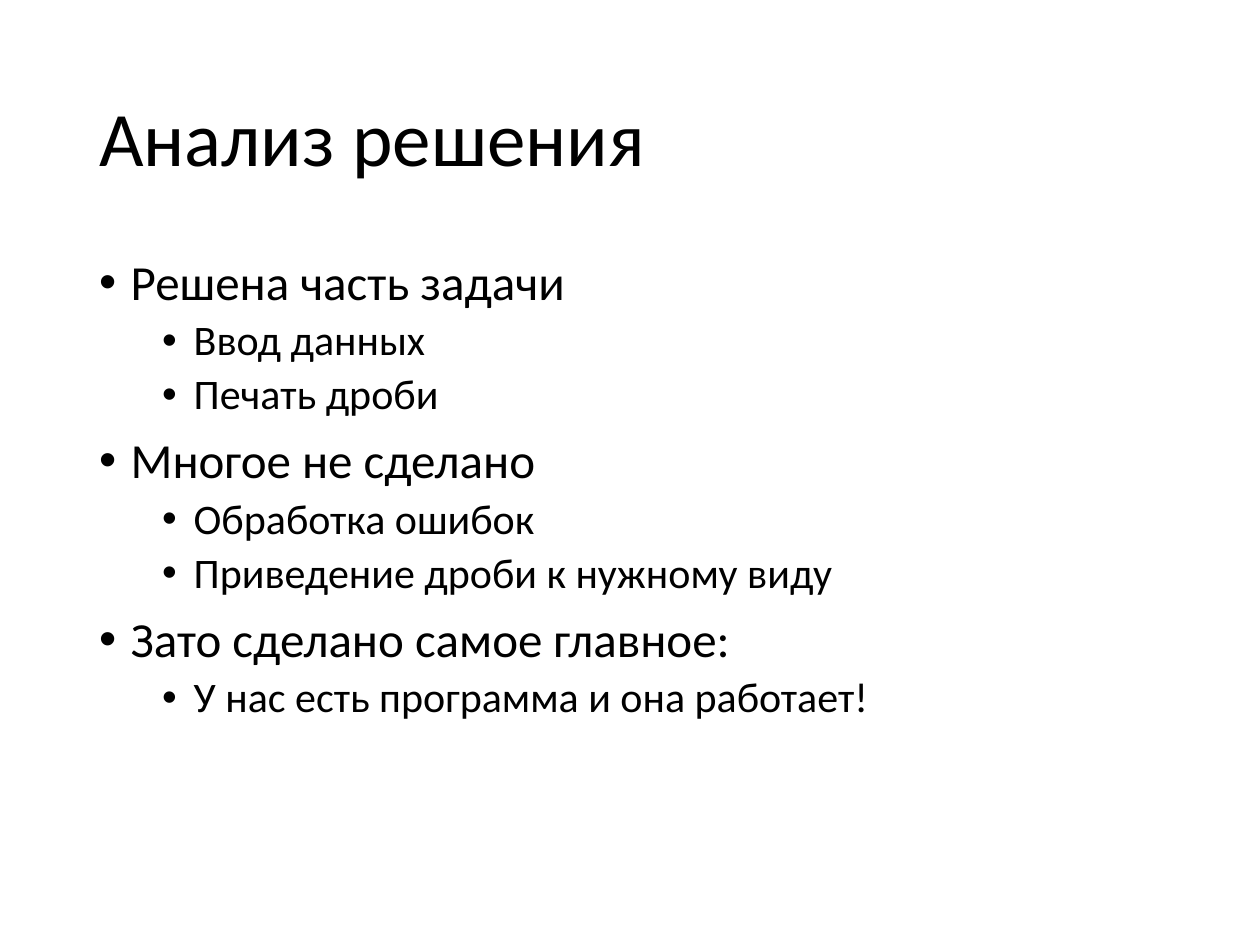
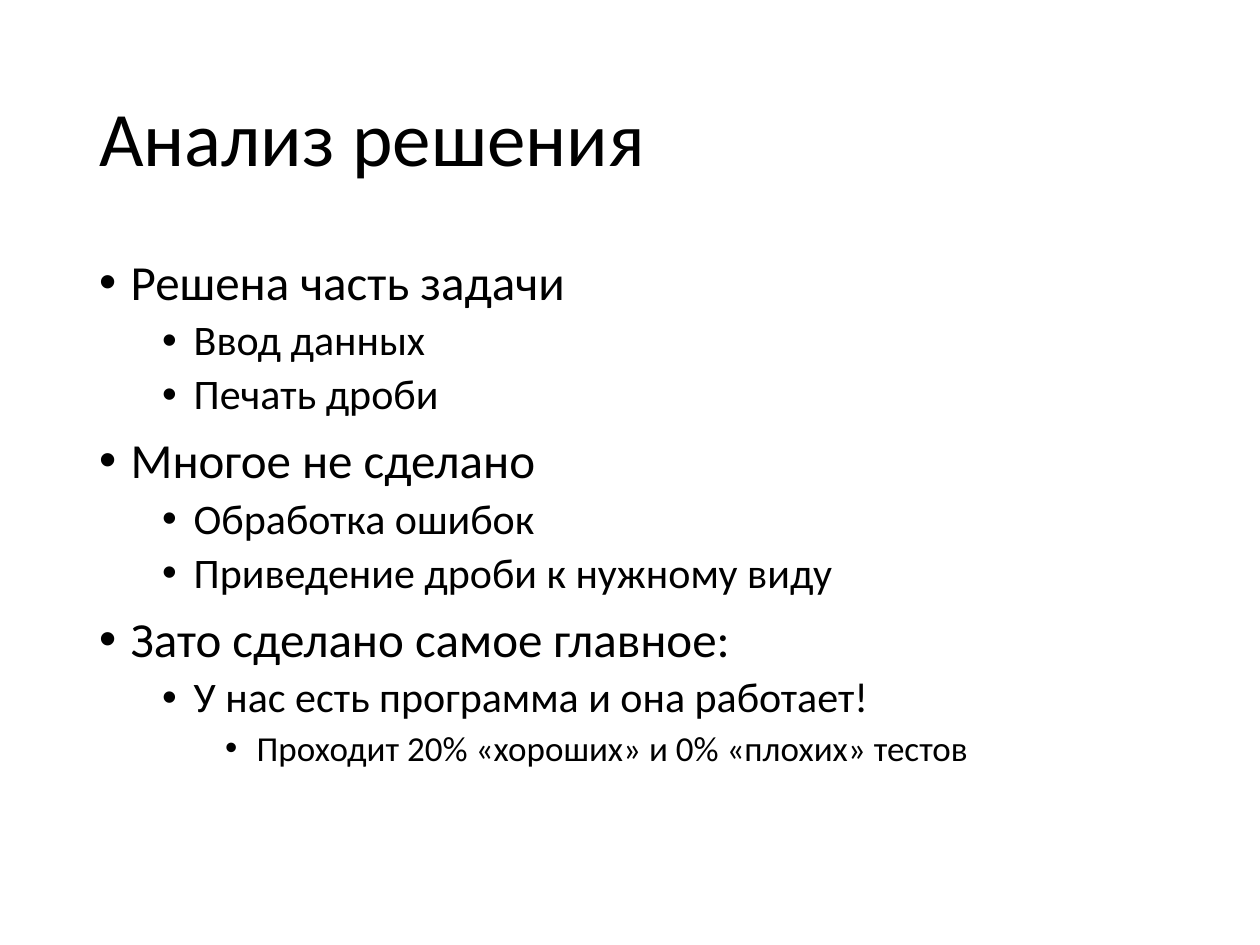
Before and after one commit to alexey-malov/fraction, a slide deck: slide 7 of Explanation.pptx. Drawn at 1260x945 pixels with LibreOffice and Linux fonts; fonts in the diff are those of the drawing. Boxes give left, top, right and bottom in pixels: in the first picture for what was removed or moved away, otherwise in the second. Text is boxed around its words. In the diff, an @@ line names an element or a change of style, - is before the commit and + after.

```diff
--- a/Explanation.pptx
+++ b/Explanation.pptx
@@ text at (257,737,968,767): paragraph added @@
+    • Проходит 20% «хороших» и 0% «плохих» тестов
```
Also in this commit, not shown: 5 other slides changed.
